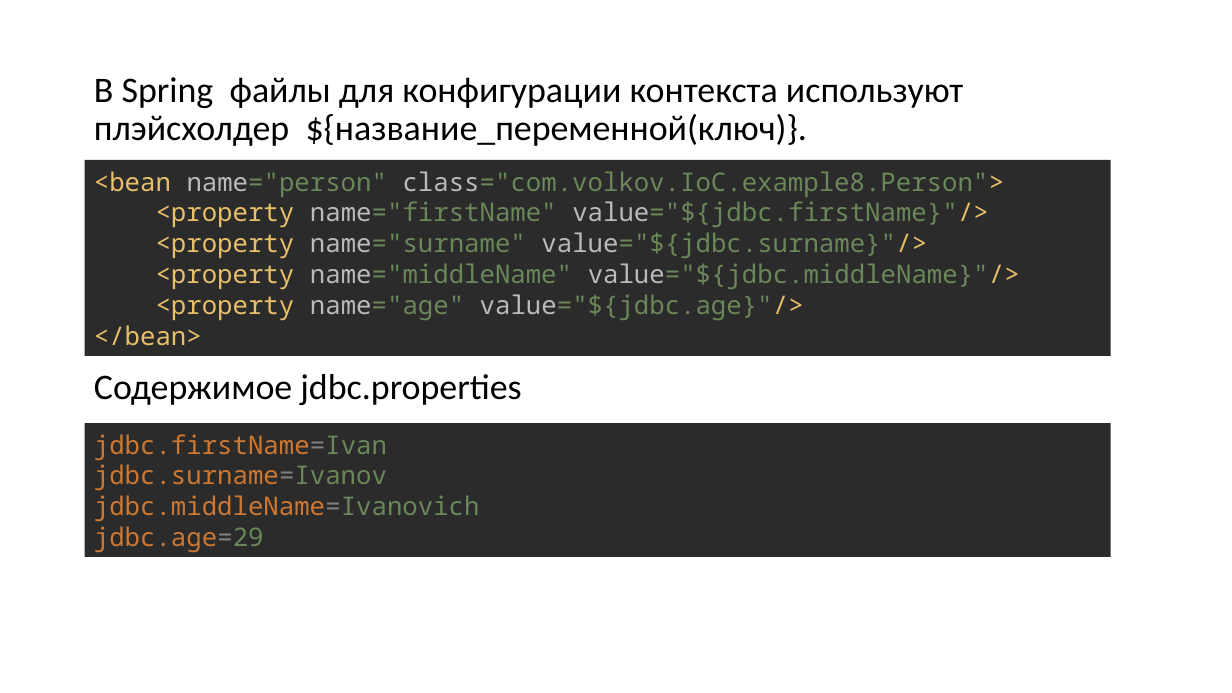
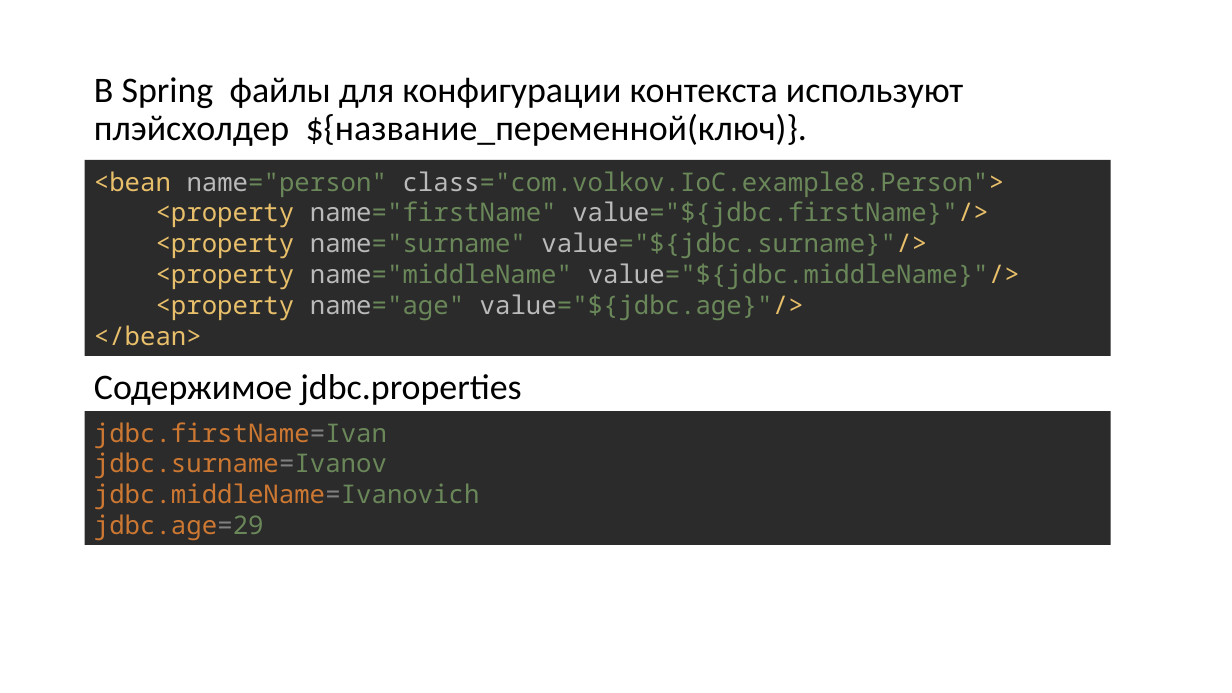
Before and after one commit to Zaudinov/Spring.IoC, a slide deck: slide 2 of presentations/example8.pptx. Drawn at 1232x693 pixels with LibreOffice and Linux fonts; fonts in the diff are those of the drawing. Boxes give left, top, right and bottom in pixels: in the first picture for what was removed or moved away, otherwise in the second. Text is boxed around its words. In the diff, an @@ line names an element or a change of style, - is before the commit and + after.

```diff
--- a/presentations/example8.pptx
+++ b/presentations/example8.pptx
@@ rectangle "jdbc.firstName=Ivan jdbc.surname=Ivanov jdbc.middleName=Ivan ...": place and size @@
-rectangle "jdbc.firstName=Ivan jdbc.surname=Ivanov jdbc.middleName=Ivan ..." at (85,423,1111,557)
+rectangle "jdbc.firstName=Ivan jdbc.surname=Ivanov jdbc.middleName=Ivan ..." at (85,411,1111,545)
```
Also in this commit, not shown: 1 other slide changed, 20 other files.
